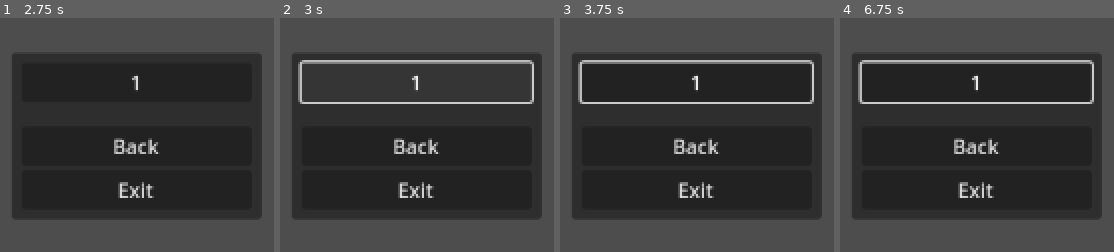
Above: before the commit, frames 1-4 (left to right).
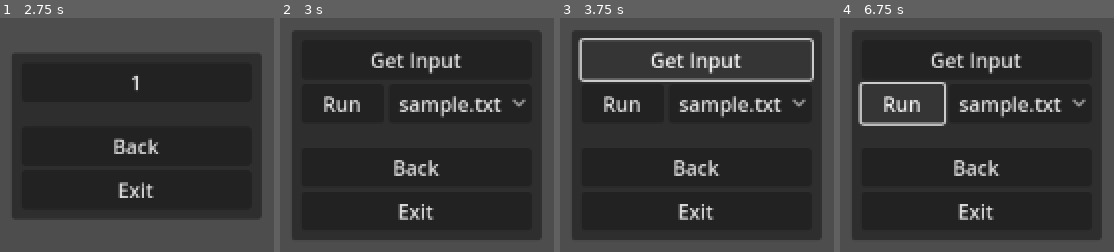
Above: after the commit, the same moments.

Repository: aranasaurus/advent-of-code-godot
Game: Godot game, scene res://common/main_menu.tscn
Two runs of this game, one before a commit and one after it. Both use one fixed random seed, a clock stepped at 60 frames per second and the inputs below.
Inputs (mouse positions are in pixels of both pictures, inside the frame that each line leads up to):
- Up to frame 1 (2.75 s): click "2022" at 0.5 s; click "Back" at 1.25 s; click "2022" at 2 s
- Up to frame 2 (3 s): click "1" at 2.75 s
- Up to frame 3 (3.75 s): click (697, 60) at 3.5 s, where only the run after the commit has a clickable "Get Input"
- Up to frame 4 (6.75 s): click "Back" at 4.25 s; click "2022" at 5 s; click "1" at 5.75 s; click (903, 104) at 6.5 s, where only the run after the commit has a clickable "Run"

Frame 1 is identical in both runs. In frame 2, 24% of the frame differs, in the area x 4-96%, y 5-95%; in frame 3, 21%; in frame 4, 25%.

Commit message:
Move Input fetch to the Day Menu and make it manually triggered

Diff:
--- a/common/day_menu.gd
+++ b/common/day_menu.gd
@@ -3,8 +3,13 @@
 
 @onready var run_button: Button = %RunButton
 @onready var input_choices: OptionButton = %InputChoices
+@onready var get_input_button: Button = %GetInputButton
+@onready var http_request: HTTPRequest = $HTTPRequest
 
 func _ready() -> void:
+	load_menu()
+
+func load_menu():
 	input_choices.clear()
 
 	var path := get_tree().current_scene.scene_file_path.get_base_dir()
@@ -15,3 +20,30 @@
 
 func _on_back_button_button_up() -> void:
 	get_tree().change_scene_to_file("res://common/main_menu.tscn")
+
+func _on_get_input_button_button_up() -> void:
+	var path := get_tree().current_scene.scene_file_path.get_base_dir()
+	var file_path := path + "/input.txt"
+
+	http_request.download_file = file_path
+
+	var url = path.replace(MainMenu.root_path, "https://adventofcode.com") + "/input"
+	var session_path := "res://common/session.txt"
+	if not FileAccess.file_exists(session_path):
+		print("Session not found in %s" % session_path)
+		print("You need to go to adventofcode.com in a browser, log in, and go to an input file (https://adventofcode.com/2022/day/1/input for example) and pull the session from your browser's inspection tab / request headers. Then paste that without the 'session=' into res://common/session.txt. This file is ignored in the .gitignore.")
+		return
+
+	var cookie := "Cookie: session=%s" % FileAccess.get_file_as_string(session_path).strip_edges()
+	print("Downloading input.txt from " + url + " using cookie '%s'" % cookie)
+	http_request.request(url, [cookie])
+
+
+func _on_http_request_request_completed(result: int, response_code: int, headers: PackedStringArray, body: PackedByteArray) -> void:
+	# TODO: Make a Toast system of some kind and show these messages (or something similar) in the UI
+	print("Request completed")
+	if result == HTTPRequest.RESULT_SUCCESS:
+		print("Successfully downloaded %d bytes" % http_request.get_downloaded_bytes())
+		load_menu()
+	else:
+		print("Download failed: %d" % result)
--- a/common/day_menu.tscn
+++ b/common/day_menu.tscn
@@ -27,6 +27,11 @@
 [node name="VBoxContainer" type="VBoxContainer" parent="MarginContainer"]
 layout_mode = 2
 
+[node name="GetInputButton" type="Button" parent="MarginContainer/VBoxContainer"]
+unique_name_in_owner = true
+layout_mode = 2
+text = "Get Input"
+
 [node name="HBoxContainer" type="HBoxContainer" parent="MarginContainer/VBoxContainer"]
 layout_mode = 2
 
@@ -55,4 +60,8 @@
 [node name="ExitButton" parent="MarginContainer/VBoxContainer" instance=ExtResource("2_dxtba")]
 layout_mode = 2
 
+[node name="HTTPRequest" type="HTTPRequest" parent="."]
+
+[connection signal="button_up" from="MarginContainer/VBoxContainer/GetInputButton" to="." method="_on_get_input_button_button_up"]
 [connection signal="button_up" from="MarginContainer/VBoxContainer/BackButton" to="." method="_on_back_button_button_up"]
+[connection signal="request_completed" from="HTTPRequest" to="." method="_on_http_request_request_completed"]
--- a/common/main_menu.gd
+++ b/common/main_menu.gd
@@ -1,4 +1,5 @@
 extends Control
+class_name MainMenu
 
 @onready var button_container: VBoxContainer = %ButtonContainer
 @onready var back_button: Button = %BackButton
@@ -27,21 +28,6 @@
 		button_container.add_child(button)
 
 func load_day(path: String) -> void:
-	var file_path := path + "/input.txt"
-	if not FileAccess.file_exists(file_path) or FileAccess.get_file_as_string(file_path).length() == 0:
-		var req := $HTTPRequest as HTTPRequest
-		req.download_file = file_path
-
-		var url = path.replace(root_path, "https://adventofcode.com") + "/input"
-		var session_path := "res://common/session.txt"
-		if not FileAccess.file_exists(session_path):
-			print("Session not found in %s" % session_path)
-			print("You need to go to adventofcode.com in a browser, log in, and go to an input file (https://adventofcode.com/2022/day/1/input for example) and pull the session from your browser's inspection tab / request headers. Then paste that without the 'session=' into res://common/session.txt. This file is ignored in the .gitignore.")
-			return
-
-		var cookie = FileAccess.get_file_as_string(session_path).strip_edges()
-		req.request(url, ["Cookie: session=%s" % cookie])
-
 	get_tree().change_scene_to_file(path + "/day.tscn")
 
 func _on_back_button_button_up() -> void:
--- a/common/main_menu.tscn
+++ b/common/main_menu.tscn
@@ -56,6 +56,4 @@
 [node name="ExitButton" parent="PanelContainer/MarginContainer/VBoxContainer" instance=ExtResource("2_6odqw")]
 layout_mode = 2
 
-[node name="HTTPRequest" type="HTTPRequest" parent="."]
-
 [connection signal="button_up" from="PanelContainer/MarginContainer/VBoxContainer/BackButton" to="." method="_on_back_button_button_up"]
